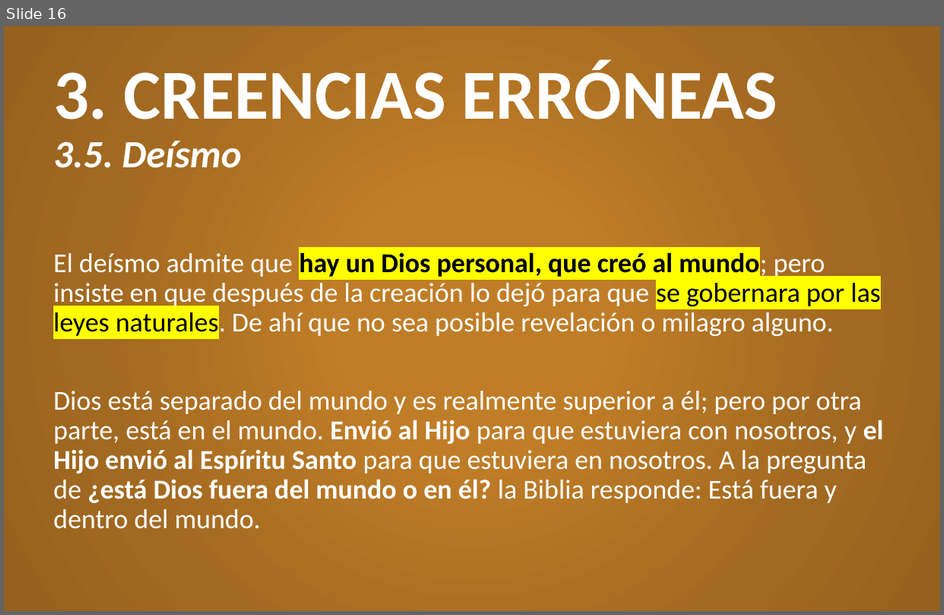
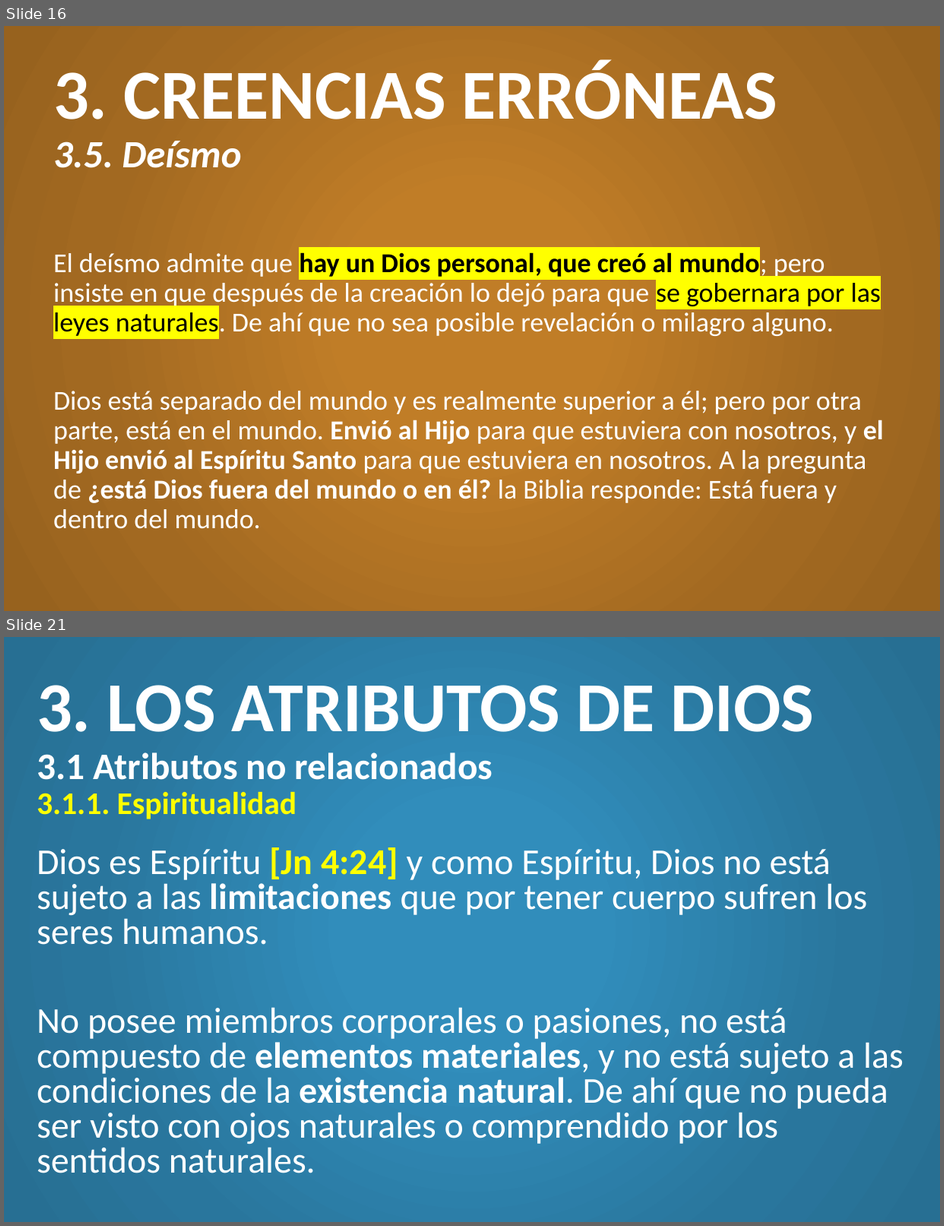
Before and after one commit to CreyTuning/documents, a slide deck: slideshow/Teologia Sistematica y Biblica - Myer Pearlman/Clases/4. Dios.pptx. Shown one above the other, each under a label of ours: slide 16 before the commit, slides 16 and 21 after it; the slides between them are not shown. The pictures are 944x615 and 944x1226 pixels, drawn with LibreOffice and Linux fonts; fonts in the diff are those of the drawing. Boxes give left, top, right and bottom in pixels: in the first picture for what was removed or moved away, otherwise in the second. Text is boxed around its words. In the diff, an @@ line names an element or a change of style, - is before the commit and + after.

Commit message:
4. Dios (Parte 2) y Examen 1

```diff
--- a/slideshow/Teologia Sistematica y Biblica - Myer Pearlman/Clases/4. Dios.pptx
+++ b/slideshow/Teologia Sistematica y Biblica - Myer Pearlman/Clases/4. Dios.pptx
@@ slide 21 added at (4, 637, 940, 1222), background gradient #318DBB to #29769D to #276F93 @@
@@ title added at (37, 685, 814, 819), 28.8 pt, text #FFFFFF, bold @@
+3. LOS ATRIBUTOS DE DIOS
+3.1 Atributos no relacionados
+3.1.1. Espiritualidad
@@ text added at (37, 848, 904, 1174), 28 pt, text #FFFFFF @@
+Dios es Espíritu [Jn 4:24] y como Espíritu, Dios no está sujeto a las limitaciones que por tener cuerpo sufren los seres humanos.
+No posee miembros corporales o pasiones, no está compuesto de elementos materiales, y no está sujeto a las condiciones de la existencia natural. De ahí que no pueda ser visto con ojos naturales o comprendido por los sentidos naturales.
```
Also in this commit, not shown: 11 other slides added, 2 other files.
